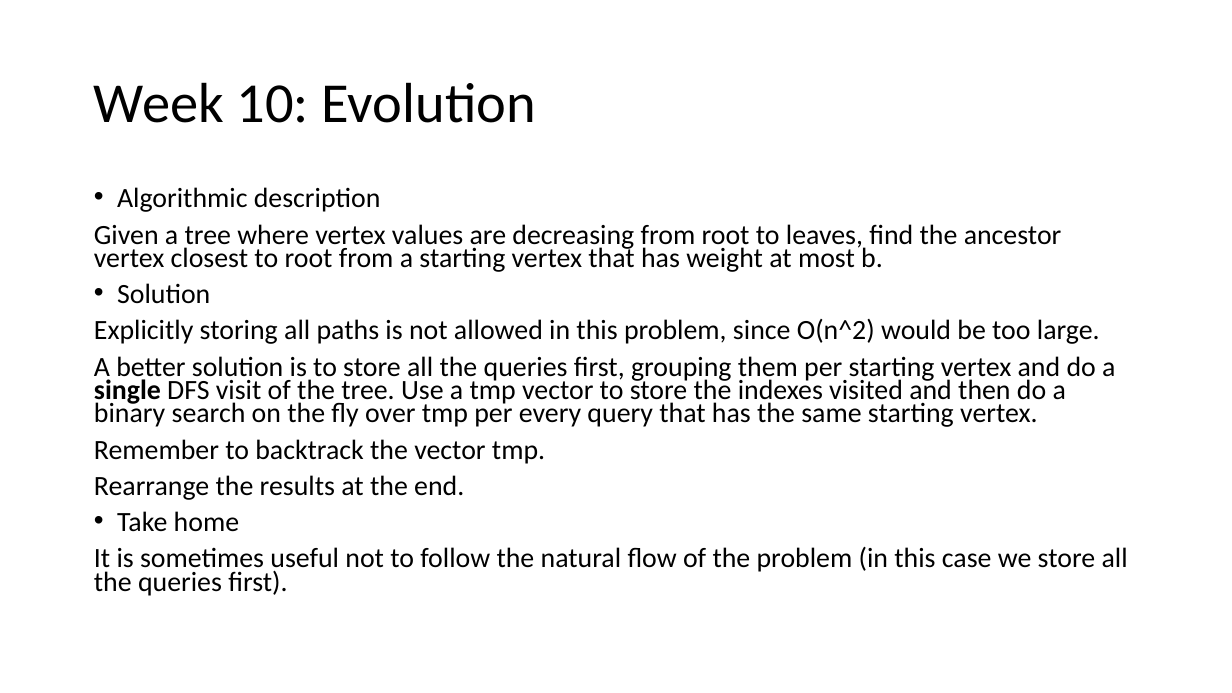
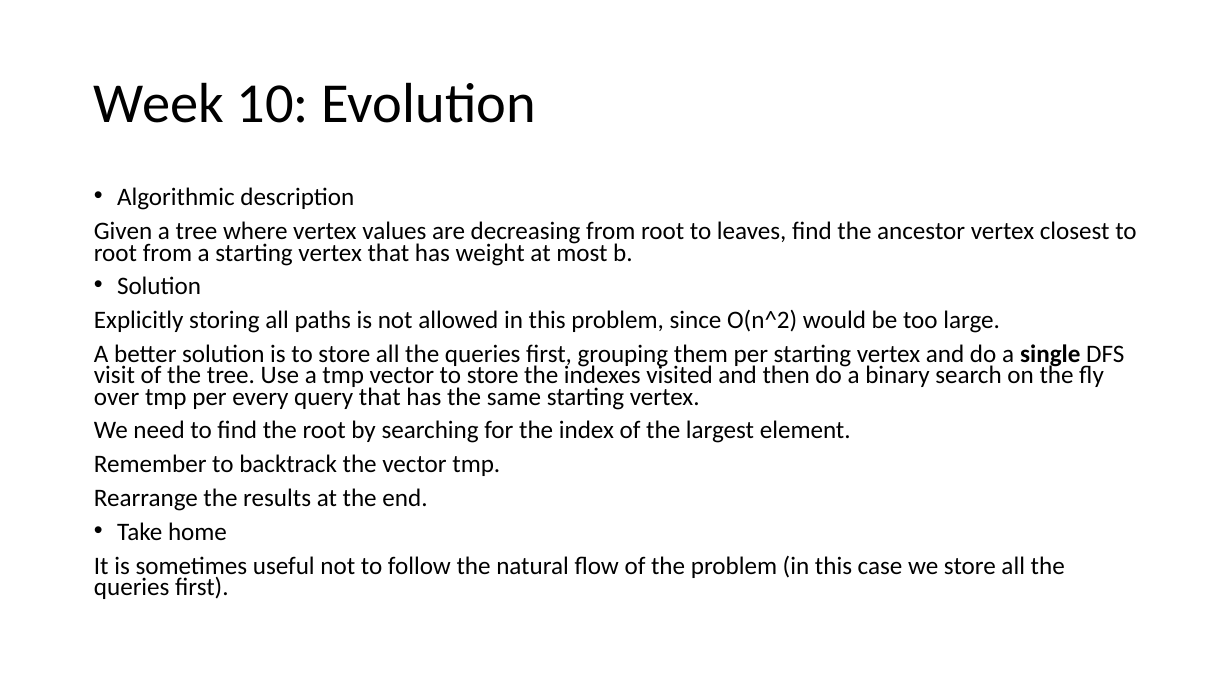
Before and after one commit to giacomocamposampiero/algolab, a slide deck: slide 40 of Recap.pptx (slide 38 before the commit). Drawn at 1232x693 pixels with LibreOffice and Linux fonts; fonts in the diff are those of the drawing. Boxes give left, top, right and bottom in pixels: in the first picture for what was removed or moved away, otherwise in the second. Text is boxed around its words. In the diff, an @@ line names an element or a change of style, - is before the commit and + after.

```diff
--- a/Recap.pptx
+++ b/Recap.pptx
@@ text at (x1=94, y1=187, x2=1136, y2=599): size 21.7 to 19.6 pt @@
@@ text at (x1=94, y1=420, x2=851, y2=443): paragraph added @@
+We need to find the root by searching for the index of the largest element.
```
Also in this commit, not shown: 3 other slides changed, 3 slides added, 3 other files.
